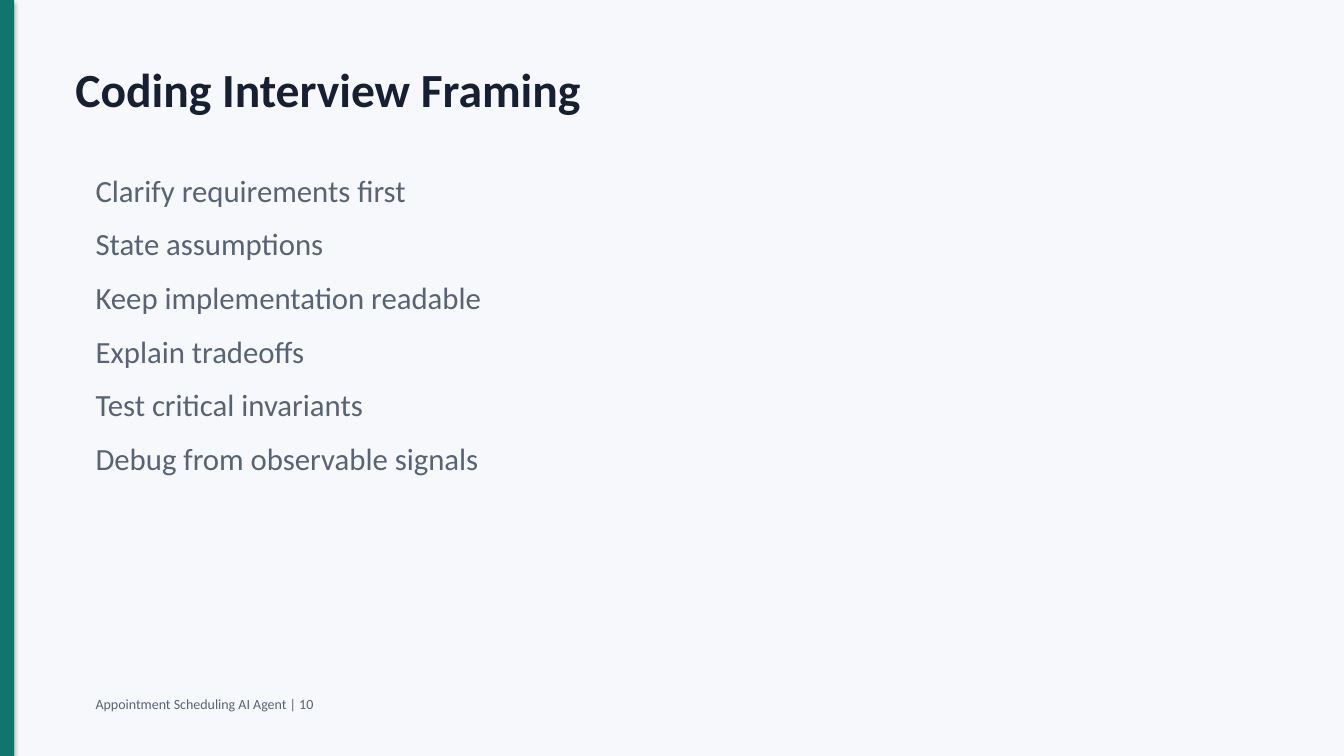
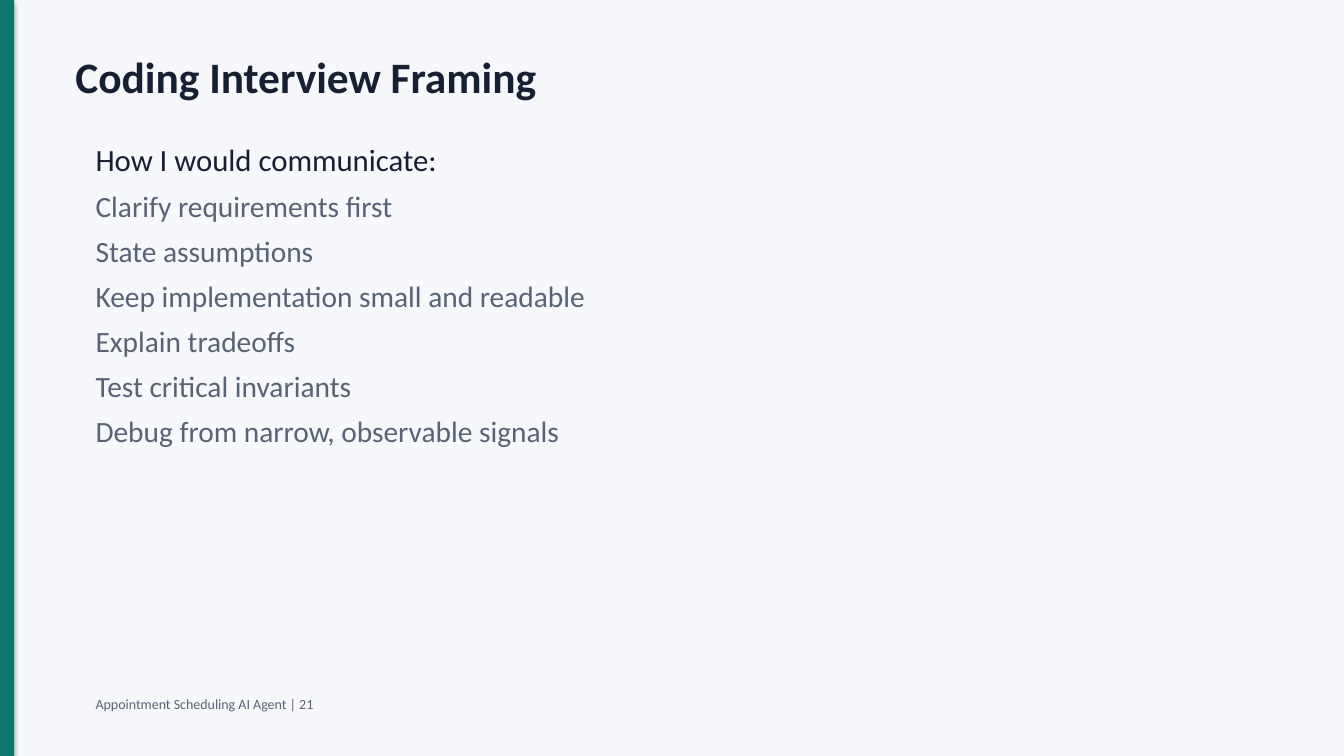
Before and after one commit to amankumarhal/scheduling_agent, a slide deck: slide 21 of docs/appointment_agent_interview_deck.pptx (slide 10 before the commit). Drawn at 1344x756 pixels with LibreOffice and Linux fonts; fonts in the diff are those of the drawing. Boxes give left, top, right and bottom in pixels: in the first picture for what was removed or moved away, otherwise in the second. Text is boxed around its words. In the diff, an @@ line names an element or a change of style, - is before the commit and + after.

Commit message:
Expand production system design slides

```diff
--- a/docs/appointment_agent_interview_deck.pptx
+++ b/docs/appointment_agent_interview_deck.pptx
@@ text "Coding Interview Framing": place and size @@
-text "Coding Interview Framing" at (75, 73, 580, 115)
+text "Coding Interview Framing" at (75, 62, 537, 101)
@@ text "Coding Interview Framing" at (75, 62, 537, 101): size 34 to 31 pt @@
@@ text "How I would communicate:": place and size @@
-text "How I would communicate:" at (96, 180, 481, 476)
+text "How I would communicate:" at (96, 149, 585, 447)
@@ text at (96, 149, 437, 172): paragraph added @@
+How I would communicate:
@@ text at (96, 196, 392, 397): size 22 to 21 pt in "Clarify requirements first", "State assumptions", "Explain tradeoffs", "Test critical invariants"; less space between paragraphs @@
@@ text at (96, 286, 585, 312): text changed; size 22 to 21 pt @@
-Keep implementation readable
+Keep implementation small and readable
@@ text at (96, 421, 559, 447): text changed; size 22 to 21 pt @@
-Debug from observable signals
+Debug from narrow, observable signals
@@ text at (96, 699, 313, 712): text changed @@
-Appointment Scheduling AI Agent | 10
+Appointment Scheduling AI Agent | 21
```
Also in this commit, not shown: 10 other slides changed, 14 slides added, 4 slides removed, 1 other file.
